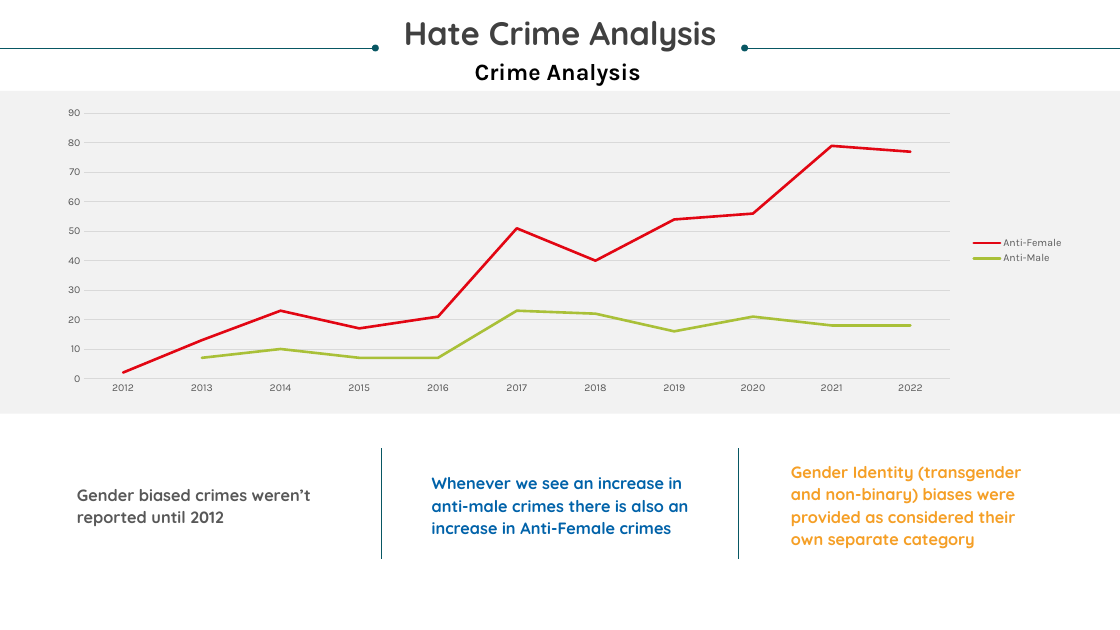
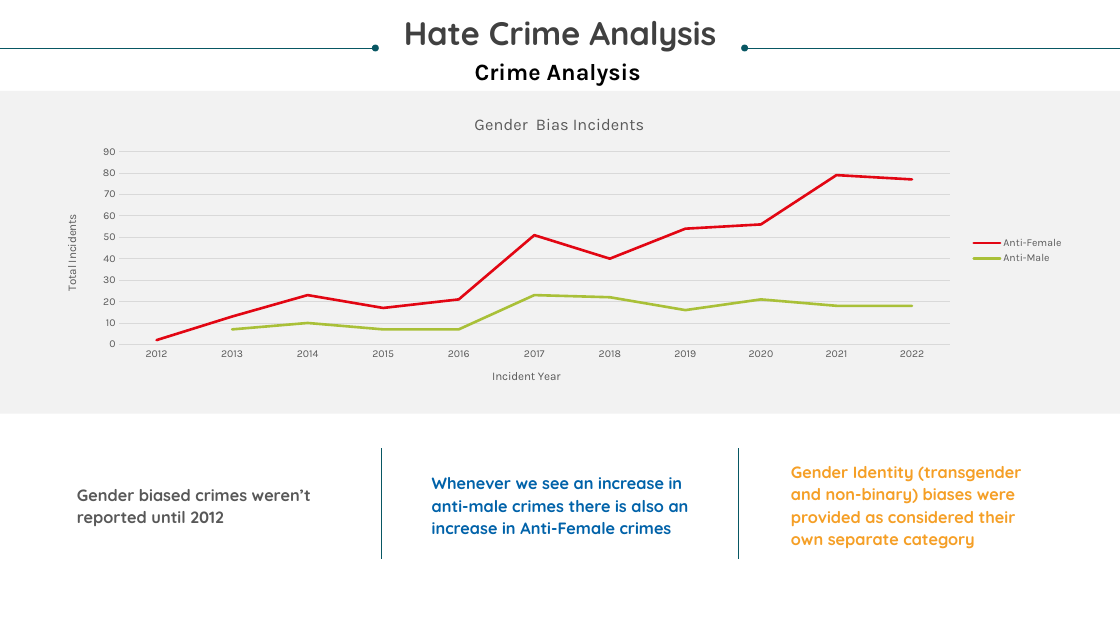
Before and after one commit to corporatemanny/FBI-Hate-Crime-Analysis, a slide deck: slide 14 of Hate Crime Analysis.pptx. Drawn at 1120x630 pixels with LibreOffice and Linux fonts; fonts in the diff are those of the drawing. Boxes give left, top, right and bottom in pixels: in the first picture for what was removed or moved away, otherwise in the second. Text is boxed around its words. In the diff, an @@ line names an element or a change of style, - is before the commit and + after.

```diff
--- a/Hate Crime Analysis.pptx
+++ b/Hate Crime Analysis.pptx
@@ line chart at (47,102,1072,401) @@
@@ title "Gender  Bias Incidents " added @@
@@ category axis title "" to "Incident Year " @@
@@ value axis title "" to "Total Incidents " @@
```
Also in this commit, not shown: 5 other slides changed.
